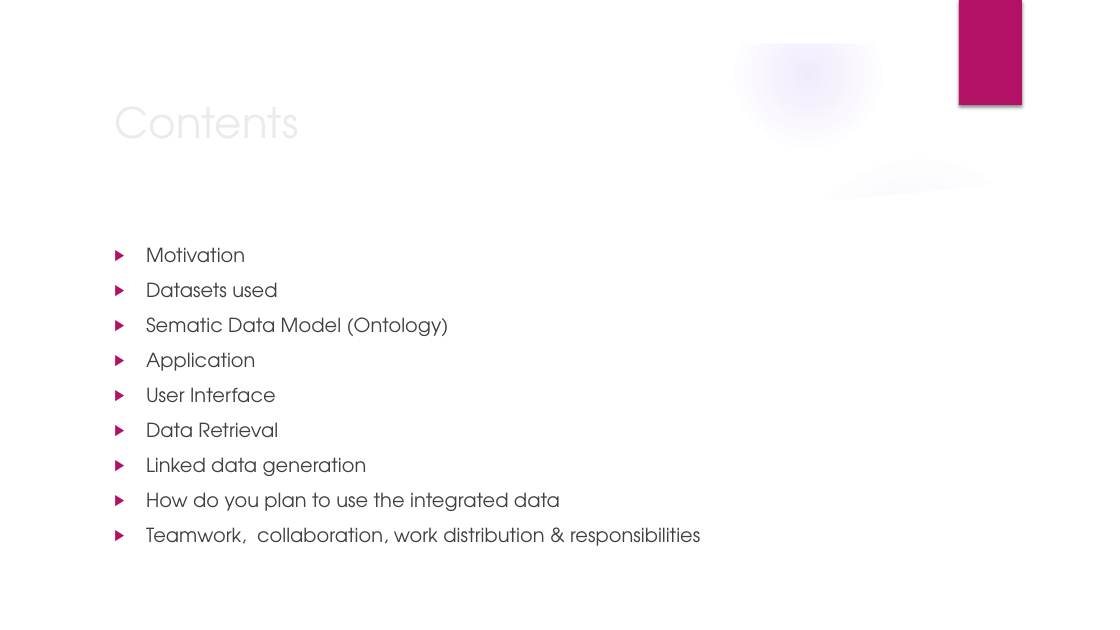
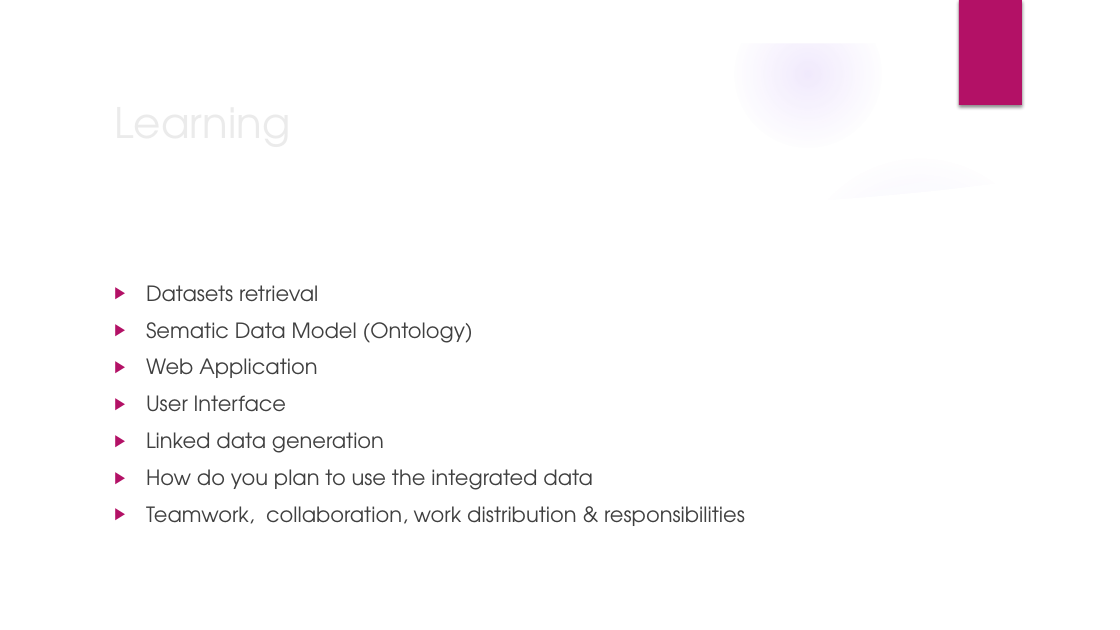
Before and after one commit to pranjalsk/easy-shopping-semantic-web-app, a slide deck: slide 2 of SemanticProjectGroup9Presentation.pptx. Drawn at 1120x630 pixels with LibreOffice and Linux fonts; fonts in the diff are those of the drawing; background and template pictures are left out. Boxes give left, top, right and bottom in pixels: in the first picture for what was removed or moved away, otherwise in the second. Text is boxed around its words. In the diff, an @@ line names an element or a change of style, - is before the commit and + after.

```diff
--- a/SemanticProjectGroup9Presentation.pptx
+++ b/SemanticProjectGroup9Presentation.pptx
@@ title at <box>106,89,911,154</box>: text changed @@
-Contents
+Learning
@@ text at <box>146,285,318,302</box>: text changed; size 16.6 to 18 pt @@
-▶ Motivation
-▶ Datasets used
+▶ Datasets retrieval
@@ text at <box>146,322,745,526</box>: size 16.6 to 18 pt in "Sematic Data Model (Ontology)", "User Interface", "Linked data generation", "How do you plan to use the ..." and 1 more places @@
@@ text at <box>146,358,317,378</box>: text changed; size 16.6 to 18 pt @@
-▶ Application
+▶ Web Application
@@ text at <box>146,422,278,438</box>: paragraph removed @@
-▶ Data Retrieval
```
Also in this commit, not shown: 1 other slide changed, 3 other files.
